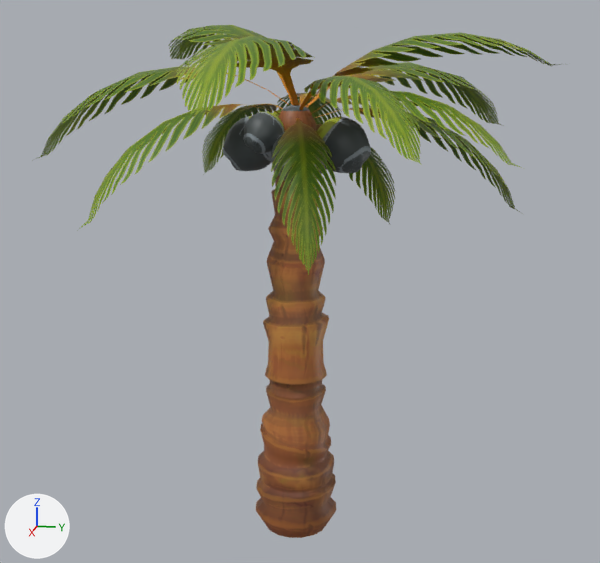
Two versions of the FBX model Assets/Models/PalmTree_A.fbx, one commit apart.
Rendered twice from a camera (50 mm lens) standing at (3.91, 0.8, 2.29) and looking at (0.1, 0.04, 1.34). Lighting does not change. The marker at lower left points along +X, +Y and +Z. Where no turn or scale is listed for an object, it has been applied to the vertices.

Names of what the first picture shows: 'PalmTree_A'.
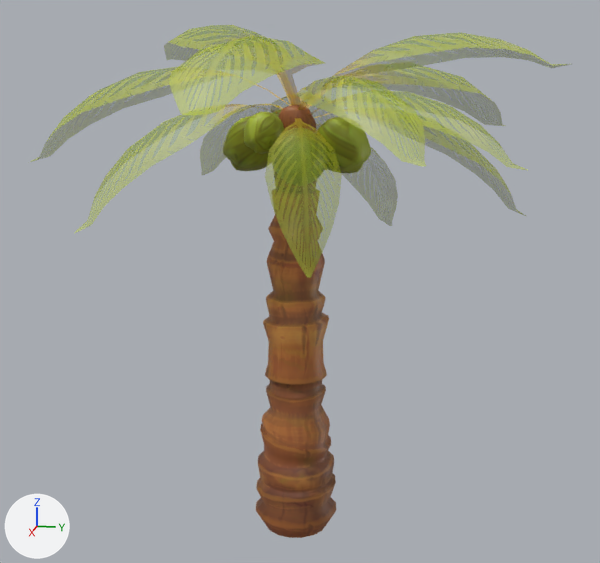
Boxes [x1, y1, x2, y2] around the edits, measured in the pictures (600 x 563 px):
'PalmTree_A', surface changed, shading changed
    both: [30, 25, 571, 379]
part 2 of me_mesh, surface changed (black to yellow)
    before: [223, 105, 371, 184]
    after: [223, 105, 371, 186]

What changed in the scene script:
```text
Change img_palmleaf_low_palmleaf_albedotransparency_png:
    img_palmleaf_low_palmleaf_albedotransparency_png: load_image('PalmLeaf_low_PalmLeaf_AlbedoTransparency.png', '../Textures/PalmLeaf_low_PalmLeaf_AlbedoTransparency.png', 1024, 1024, 'sRGB') -> load_image('PalmLeaf_low_PalmLeaf_AlbedoTransparency.png', '../Textures/PalmLeaf_low_PalmLeaf_AlbedoTransparency.png', 1024, 1024, 'Non-Color')
Change mat_leaves:
    add n3 = _N.new('ShaderNodeTexImage'); n3.name = 'Image Texture.001'
    add n3.image = img_palmleaf_low_palmleaf_albedotransparency_png
    where n2 = _N.new('ShaderNodeTexImage'); n2.name = 'Image Texture'
    where n0 = _N.new('ShaderNodeBsdfPrincipled'); n0.name = 'Principled BSDF'
    remove _L.new(n2.outputs[1], n0.inputs[4])  # 'Alpha' to 'Alpha'
    add _L.new(n3.outputs[0], n0.inputs[4])  # 'Color' to 'Alpha'
Change me_mesh:
    where me_mesh.from_pydata(...)  # 2716 vertices, 2740 faces; spans x -1.09..1.36, y -1.39..1.24, z 0.0..2.56
    used by ob_palmtree_a; location = (0.0, 0.0, 0.0)
    me_mesh part 1: its shading normals changed
    me_mesh part 2: texture (UV) coordinates of 1712 of 2740 faces, centred in x -0.25..0.33, y -0.34..0.36, z 1.81..2.16, changed; they spanned u 0.34..0.68, v 0.0..0.21 and now span u 0.36..0.99, v 0.14..0.99
```
